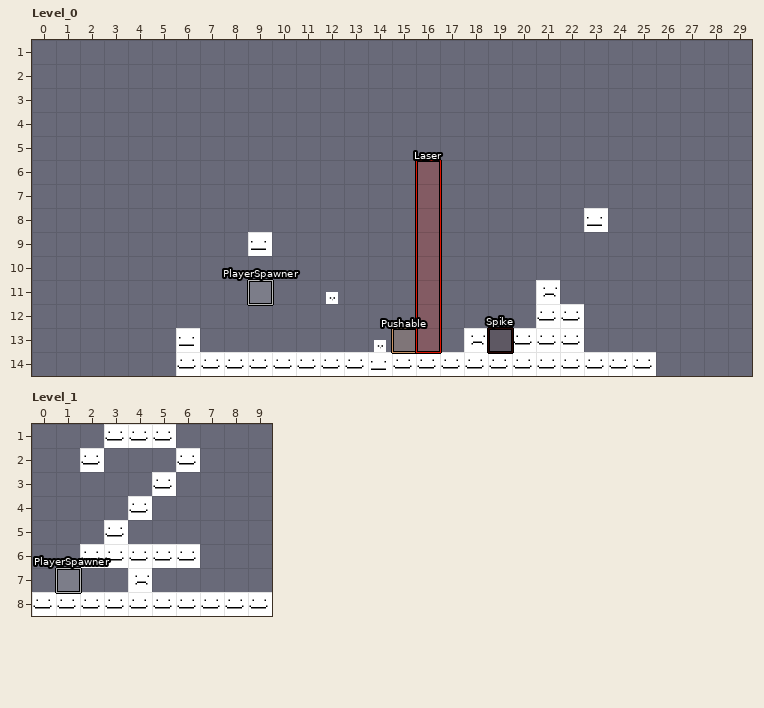
Two states of a LDtk project, shared/maps.ldtk. The picture above is the old version.
Cells are 64x64 px. Shown: Level_0 x 0..29, y 1..14; Level_1 x 0..9, y 1..8. The old version is drawn lined up with the new one.
After the commit:
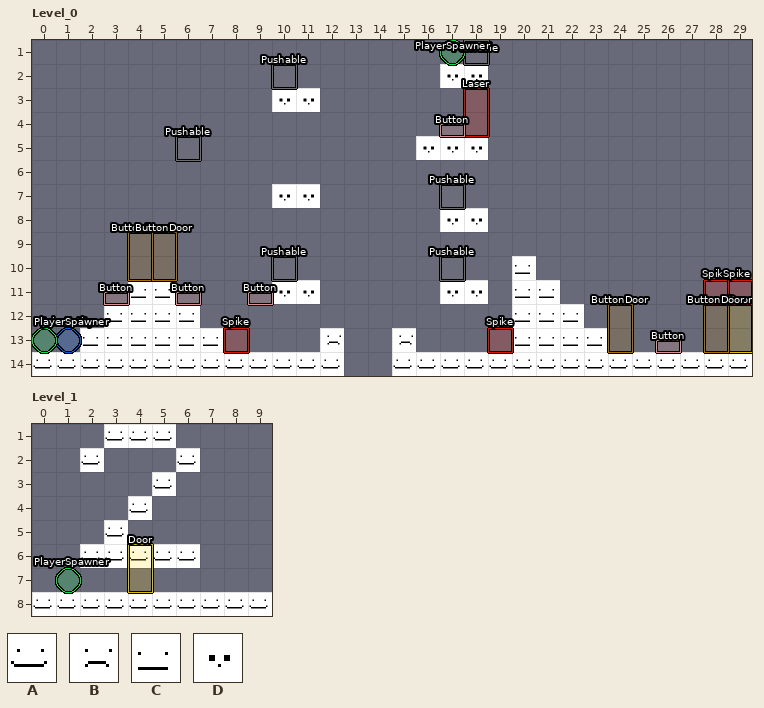
Key: from "PlaceholderSpritesheet": A 0, B 1, C 2, D 3.
_ is an empty cell, # one hidden under a higher layer.
Objects are placed by their top-left corner, in cells (3,4 is the top-left corner of cell 3,4); size is 1x1 cell unless given.
Commit message: changed the map to the "proper test" one (thought server was braking with it but no I'm just stupid)
What changed:
Level_0: map size 20x15 -> 30x15 cells (old content now starts at 6,0; both pictures use the new coordinates)
Layer "IntGrid", Level_0:
y 14: x 13..14 ## -> __
Layer "Tiles", Level_0:
y 2: x 17..18 __ -> DD
y 3: x 10..11 __ -> DD
y 5: x 16..18 ___ -> DDD
y 7: x 10..11 __ -> DD
y 8: x 17..18 __ -> DD
y 10: x 20 _ -> C
y 11: x 4..5 __ -> CC; x 10..11 __ -> DD; x 17..18 __ -> DD; x 20..21 __ -> CC
y 12: x 3..6 ____ -> CCCC; x 20..22 _AA -> CCC
y 13: x 2..5 ____ -> CCCC; x 7 _ -> C; x 12 _ -> B; x 15 _ -> B; x 20..23 AAA_ -> CCCC
y 14: x 0..5 ______ -> AAAAAA; x 13..14 AA -> __; x 26..29 ____ -> AAAA
Layer "Entities", Level_0:
added: "JohnEntity" ellipse at 1,13
added: "PlayerSpawner" ellipse at 0,13
added: "Spike" rectangle at 8,13
added: "Pushable" rectangle at 10,10
added: "Pushable" rectangle at 17,10
added: "Pushable" rectangle at 18,1
added: "Pushable" rectangle at 10,2
added: "PlayerSpawner" ellipse at 17,1
added: "Door" rectangle at 29,12 size 1x2
added: "ButtonDoor" rectangle at 28,12 size 1x2
added: "ButtonDoor" rectangle at 24,12 size 1x2
added: "Spike" rectangle at 28,11
added: "Spike" rectangle at 29,11
added: "Button" rectangle at 26,13.5 size 1x0.5
added: "Button" rectangle at 3,11.5 size 1x0.5
added: "Button" rectangle at 6,11.5 size 1x0.5
added: "ButtonDoor" rectangle at 4,9 size 1x2
added: "ButtonDoor" rectangle at 5,9 size 1x2
added: "Button" rectangle at 9,11.5 size 1x0.5
added: "Laser" rectangle at 18,3 size 1x2
added: "Button" rectangle at 17,4.5 size 1x0.5
added: "Pushable" rectangle at 6,5
added: "Pushable" rectangle at 17,7
removed: D "Button" at 14,13.5 size 1x0.5
removed: C "JohnEntity" at 23,8
removed: B "Door" at 21,10 size 1x2
removed: B "ButtonDoor" at 18,12 size 1x2
removed: D "Button" at 12,11.5 size 1x0.5
removed: "Pushable" rectangle at 15,13
removed: "PlayerSpawner" rectangle at 9,11
removed: "Laser" rectangle at 16,6 size 1x8
removed: C "JohnEntity" at 14,14
removed: C "JohnEntity" at 9,9
Layer "Entities", Level_1:
changed: "PlayerSpawner" rectangle at 1,7 -> "PlayerSpawner" ellipse at 1,7
changed: B "Door" at 4,6 size 1x2 -> "Door" rectangle at 4,6 size 1x2
